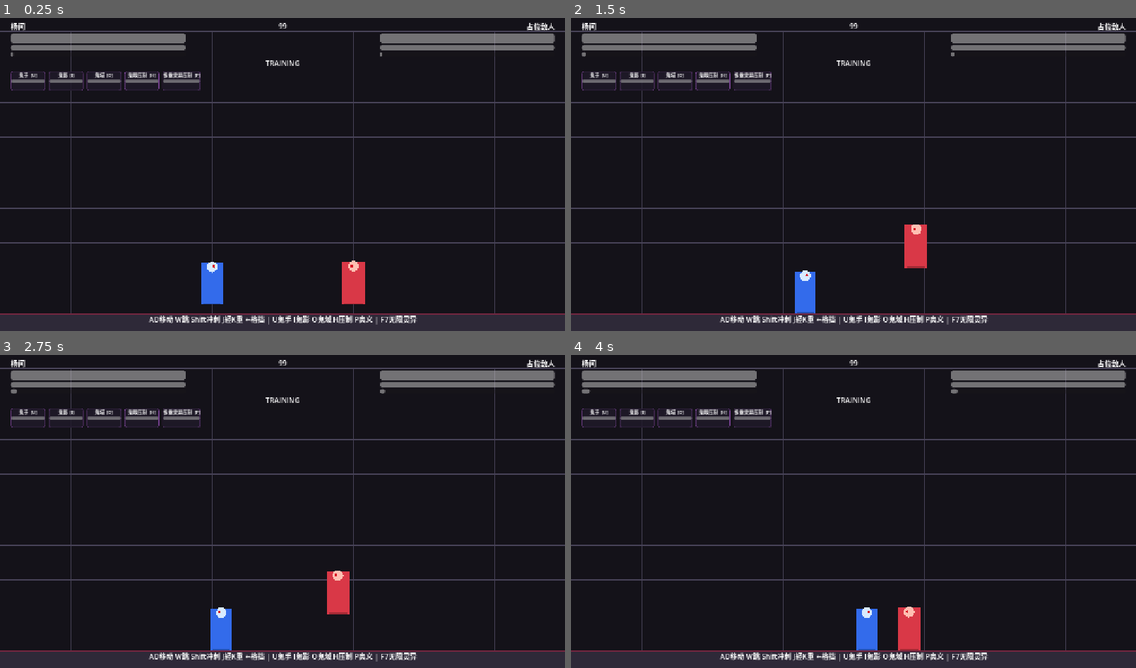
Above: before the commit, frames 1-4 (two rows, left to right).
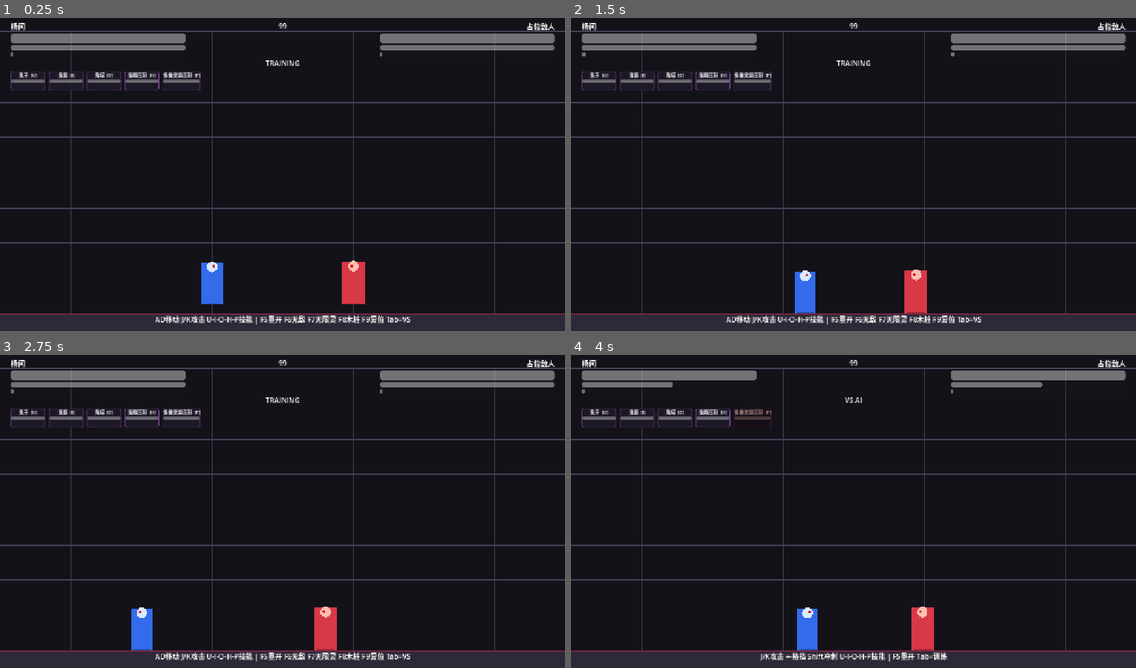
Above: after the commit, the same moments.

Repository: zeqijiang/qian
Game: Godot game, scene res://scenes/battle/battle.tscn
The game is run twice, just before and just after one commit, with the same random seed, the same clock (stepped at 60 frames per second) and the same inputs.
Inputs:
- Up to frame 1 (0.25 s): no input
- Up to frame 2 (1.5 s): hold Page Up (block) 0.53-1.28 s; hold D (move_right) from 0.53 s (still down); tap Space (jump) at 0.77 s; tap F8 (toggle_dummy, bound only after the commit) at 0.8, 1.35 s
- Up to frame 3 (2.75 s): tap Space (jump) at 1.52 s; tap Tab (toggle_mode, bound only after the commit) at 1.55 s; release D (move_right) at 2.03 s; hold A (move_left) from 2.03 s (still down); hold Tab (toggle_mode, bound only after the commit) from 2.03 s (still down); tap Page Up (block) at 2.3 s
- Up to frame 4 (4 s): release A (move_left) at 2.78 s; release Tab (toggle_mode, bound only after the commit) at 2.78 s; hold D (move_right) from 2.78 s (still down); tap K (attack_heavy) at 2.85 s; tap Space (jump) at 3.02, 3.77 s; tap F8 (toggle_dummy, bound only after the commit) at 3.05 s; hold Tab (toggle_mode, bound only after the commit) from 3.53 s (still down); tap J (attack_light) at 3.6 s

The runs differ from the first frame. In frame 1, 0.9% of the frame differs, in the area x 26-74%, y 95-98%; in frame 2, 2.0%; in frame 3, 2.9%; in frame 4, 3.3%, in the area x 1-99%, y 8-98%.

Commit message:
feat: training dummy toggle, position reset, VS timeout and Tab mode switch

Diff:
--- a/project.godot
+++ b/project.godot
@@ -142,6 +142,21 @@
 "events": [Object(InputEventKey,"resource_local_to_scene":false,"resource_name":"","device":-1,"window_id":0,"alt_press …(192 unchanged characters)…
 ]
 }
+toggle_dummy={
+"deadzone": 0.5,
+"events": [Object(InputEventKey,"resource_local_to_scene":false,"resource_name":"","device":-1,"window_id":0,"alt_pressed":false,"shift_pressed":false,"ctrl_pressed":false,"meta_pressed":false,"pressed":false,"keycode":0,"physical_keycode":4194339,"key_label":0,"unicode":0,"location":0,"echo":false,"script":null)
+]
+}
+reset_positions={
+"deadzone": 0.5,
+"events": [Object(InputEventKey,"resource_local_to_scene":false,"resource_name":"","device":-1,"window_id":0,"alt_pressed":false,"shift_pressed":false,"ctrl_pressed":false,"meta_pressed":false,"pressed":false,"keycode":0,"physical_keycode":4194340,"key_label":0,"unicode":0,"location":0,"echo":false,"script":null)
+]
+}
+toggle_mode={
+"deadzone": 0.5,
+"events": [Object(InputEventKey,"resource_local_to_scene":false,"resource_name":"","device":-1,"window_id":0,"alt_pressed":false,"shift_pressed":false,"ctrl_pressed":false,"meta_pressed":false,"pressed":false,"keycode":0,"physical_keycode":4194306,"key_label":0,"unicode":0,"location":0,"echo":false,"script":null)
+]
+}
 
 [layer_names]
 
--- a/scripts/battle/battle_controller.gd
+++ b/scripts/battle/battle_controller.gd
@@ -1,6 +1,6 @@
 class_name BattleController
 extends Node2D
-## Spawns fighters, wires HUD, handles win/lose and restart.
+## Spawns fighters, wires HUD, handles win/lose, training tools, mode switch.
 
 const CharacterScene := preload("res://scenes/character/character.tscn")
 
@@ -16,21 +16,26 @@
 
 var player: Character
 var enemy: Character
+var _battle_over: bool = false
 
 func _ready() -> void:
+	training = Game.prefer_training
 	Game.start_battle(Game.GameMode.TRAINING if training else Game.GameMode.AI_BATTLE)
 	_spawn_fighters()
 	hud.bind(player, enemy)
+	_apply_training_flags()
 	if training:
 		hud.set_mode_text("TRAINING")
-		hud.set_hints("AD移动 W跳 Shift冲刺 J轻K重 ←格挡 | U鬼手 I鬼影 O鬼域 H压制 P奥义 | F7无限灵异")
+		hud.set_hints("AD移动 J/K攻击 U-I-O-H-P技能 | F5重开 F6无敌 F7无限灵 F8木桩 F9复位 Tab=VS")
 	else:
 		hud.set_mode_text("VS AI")
-		hud.set_hints("J轻 K重 ←格挡 Shift冲刺 | U/I/O/H/P 技能 | F5重置")
+		hud.set_hints("J/K攻击 ←格挡 Shift冲刺 U-I-O-H-P技能 | F5重开 Tab=训练")
 	if not training:
 		hud.start_timer(round_time)
 	Game.battle_ended.connect(_on_battle_ended)
 	Game.character_died.connect(_on_character_died)
+	Debug.dummy_mode_changed.connect(_on_dummy_mode_changed)
+	Debug.reset_positions_requested.connect(reset_positions)
 
 func _spawn_fighters() -> void:
 	player = CharacterScene.instantiate() as Character
@@ -51,35 +56,97 @@
 	enemy.position = enemy_spawn.position
 	add_child(enemy)
 
-	# Face each other
 	player.facing = 1
 	enemy.facing = -1
 
+func _apply_training_flags() -> void:
+	if not training:
+		return
+	if Debug.dummy_mode:
+		_set_dummy_active(true)
+
 func _process(_delta: float) -> void:
-	if Input.is_action_just_pressed("restart") or Input.is_action_just_pressed("debug_reset"):
-		Game.restart_battle()
+	if not training and not _battle_over:
+		if hud._time_left <= 0.0:
+			_end_by_timeout()
+
+func _end_by_timeout() -> void:
+	if _battle_over:
+		return
+	_battle_over = true
+	hud.stop_timer()
+	var winner := Game.decide_timeout_winner()
+	var text := "DRAW"
+	if winner == 0:
+		text = "YOU WIN (TIME)"
+	elif winner == 1:
+		text = "YOU LOSE (TIME)"
+	hud.set_result(text)
+	Game.battle_active = false
+	await get_tree().create_timer(2.5).timeout
+	Game.restart_battle()
+
+func reset_positions() -> void:
+	if not is_instance_valid(player) or not is_instance_valid(enemy):
+		return
+	player.reset_for_training(player_spawn.position)
+	enemy.reset_for_training(enemy_spawn.position)
+	player.facing = 1
+	enemy.facing = -1
+	if not training:
+		# In VS, only reset positions/HP if both alive; keep round going
+		pass
+	hud.set_result("")
+
+func _on_dummy_mode_changed(active: bool) -> void:
+	if training and is_instance_valid(enemy):
+		_set_dummy_active(active)
+
+func _set_dummy_active(active: bool) -> void:
+	if enemy == null:
+		return
+	if enemy.ai:
+		enemy.ai.set_physics_process(not active)
+	if enemy.input_ctrl:
+		if active:
+			enemy.input_ctrl.set_ai_driven()
+			enemy.input_ctrl.consume_edges()
+			enemy.input_ctrl.move_left = false
+			enemy.input_ctrl.move_right = false
+			enemy.input_ctrl.block_held = false
+		elif enemy.ai:
+			enemy.input_ctrl.set_ai_driven()
+	if active:
+		enemy.velocity.x = 0.0
+		# Stand still in Idle
+		if enemy.state_machine and not enemy.is_dead:
+			enemy.state_machine.force_change("Idle")
+	hud.set_mode_text("TRAINING · DUMMY" if active else "TRAINING")
 
 func _on_character_died(_id: int) -> void:
 	if training:
-		# Auto reset after short delay
-		await get_tree().create_timer(1.2).timeout
-		if is_instance_valid(player):
-			player.reset_for_training(player_spawn.position)
-		if is_instance_valid(enemy):
-			enemy.reset_for_training(enemy_spawn.position)
-		hud.set_result("")
+		await get_tree().create_timer(1.0).timeout
+		if _battle_over:
+			return
+		reset_positions()
+		if Debug.dummy_mode:
+			_set_dummy_active(true)
 		return
-	# versus handled by Game._check_battle_end
+	# versus: Game._check_battle_end on death
 
 func _on_battle_ended(winner_id: int) -> void:
-	if training:
+	if training or _battle_over:
 		return
+	_battle_over = true
 	var text := "DRAW"
 	if winner_id == 0:
 		text = "YOU WIN"
 	elif winner_id == 1:
 		text = "YOU LOSE"
-	hud.set_result(text)
+	hud.set_result(text + "\nF5 再战 · Tab 回训练")
 	hud.stop_timer()
 	await get_tree().create_timer(2.5).timeout
+	if not _battle_over:
+		return
+	# Auto rematch
 	Game.restart_battle()
--- a/scripts/character/character.gd
+++ b/scripts/character/character.gd
@@ -376,6 +376,8 @@
 func on_hit_received(info: DamageInfo, attacker: Character) -> void:
 	if is_dead or invulnerable:
 		return
+	if Debug.invincible and is_player_controlled:
+		return
 	if is_blocking and not info.unblockable:
 		_apply_block(info, attacker)
 		return
--- a/scripts/core/debug_manager.gd
+++ b/scripts/core/debug_manager.gd
@@ -1,5 +1,8 @@
 extends Node
 ## Debug / training overlay manager (autoload: Debug)
+
+signal dummy_mode_changed(active: bool)
+signal reset_positions_requested
 
 var show_hitbox: bool = false
 var show_hurtbox: bool = false
@@ -7,6 +10,7 @@
 var show_fps: bool = false
 var invincible: bool = false
 var infinite_energy: bool = false
+var dummy_mode: bool = false
 
 func _unhandled_input(event: InputEvent) -> void:
 	if event.is_action_pressed("debug_toggle_hitbox"):
@@ -23,7 +27,14 @@
 		invincible = not invincible
 	elif event.is_action_pressed("debug_infinite_energy"):
 		infinite_energy = not infinite_energy
-	elif event.is_action_pressed("debug_reset"):
+	elif event.is_action_pressed("toggle_dummy"):
+		dummy_mode = not dummy_mode
+		dummy_mode_changed.emit(dummy_mode)
+	elif event.is_action_pressed("reset_positions"):
+		reset_positions_requested.emit()
+	elif event.is_action_pressed("toggle_mode"):
+		Game.toggle_prefer_training()
+	elif event.is_action_pressed("debug_reset") or event.is_action_pressed("restart"):
 		Game.restart_battle()
 
 func _refresh_hitboxes() -> void:
--- a/scripts/core/game_manager.gd
+++ b/scripts/core/game_manager.gd
@@ -4,6 +4,7 @@
 signal battle_started
 signal battle_ended(winner_id: int)
 signal character_died(character_id: int)
+signal mode_changed(training: bool)
 
 enum GameMode { TRAINING, VERSUS, AI_BATTLE, SURVIVAL }
 enum Difficulty { EASY, NORMAL, HARD }
@@ -11,6 +12,7 @@
 var current_mode: GameMode = GameMode.TRAINING
 var current_difficulty: Difficulty = Difficulty.NORMAL
 var training_mode: bool = true
+var prefer_training: bool = true
 var battle_active: bool = false
 var characters: Array[Node] = []
 var stage_bounds: Rect2 = Rect2(-640, -360, 1280, 720)
@@ -19,6 +21,7 @@
 func start_battle(mode: GameMode = GameMode.TRAINING) -> void:
 	current_mode = mode
 	training_mode = mode == GameMode.TRAINING
+	prefer_training = training_mode
 	battle_active = true
 	characters.clear()
 	battle_started.emit()
@@ -42,7 +45,7 @@
 
 func notify_death(character_id: int) -> void:
 	character_died.emit(character_id)
-	if battle_active:
+	if battle_active and not training_mode:
 		_check_battle_end()
 
 func _check_battle_end() -> void:
@@ -55,5 +58,28 @@
 	elif alive.size() == 0:
 		end_battle(-1)
 
+func decide_timeout_winner() -> int:
+	var best_id := -1
+	var best_hp := -1.0
+	for c in characters:
+		if not is_instance_valid(c):
+			continue
+		var ch := c as Character
+		if ch == null:
+			continue
+		if ch.is_dead:
+			continue
+		if ch.hp > best_hp:
+			best_hp = ch.hp
+			best_id = ch.character_id
+		elif is_equal_approx(ch.hp, best_hp):
+			best_id = -1
+	return best_id
+
+func toggle_prefer_training() -> void:
+	prefer_training = not prefer_training
+	mode_changed.emit(prefer_training)
+	restart_battle()
+
 func restart_battle() -> void:
 	get_tree().reload_current_scene()
--- a/scripts/ui/battle_hud.gd
+++ b/scripts/ui/battle_hud.gd
@@ -188,6 +188,8 @@
 		parts.append("INVINCIBLE")
 	if Debug.infinite_energy:
 		parts.append("INF_ENERGY")
+	if Debug.dummy_mode:
+		parts.append("DUMMY")
 	if Debug.show_hitbox:
 		parts.append("HITBOX")
 	if Debug.show_hurtbox:
